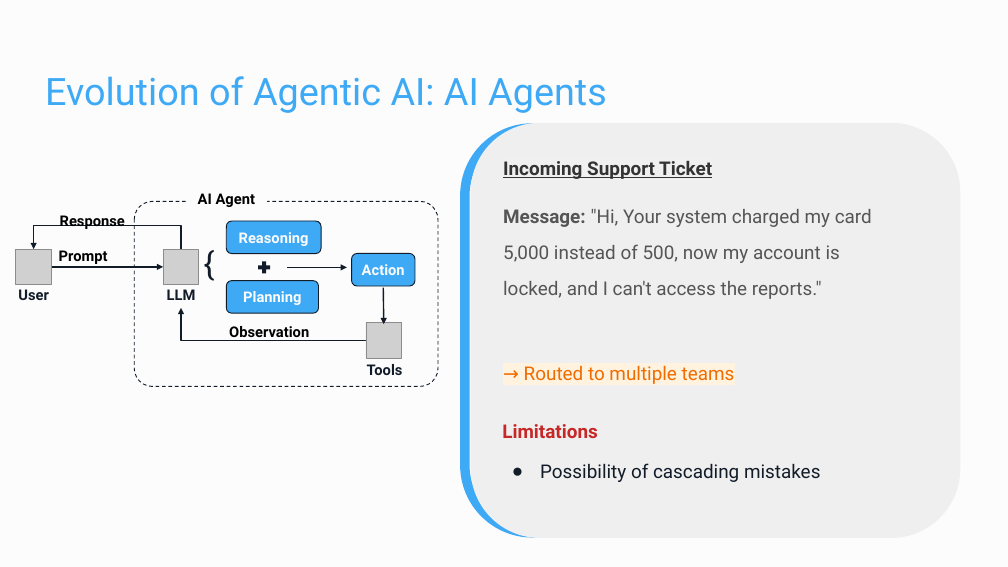
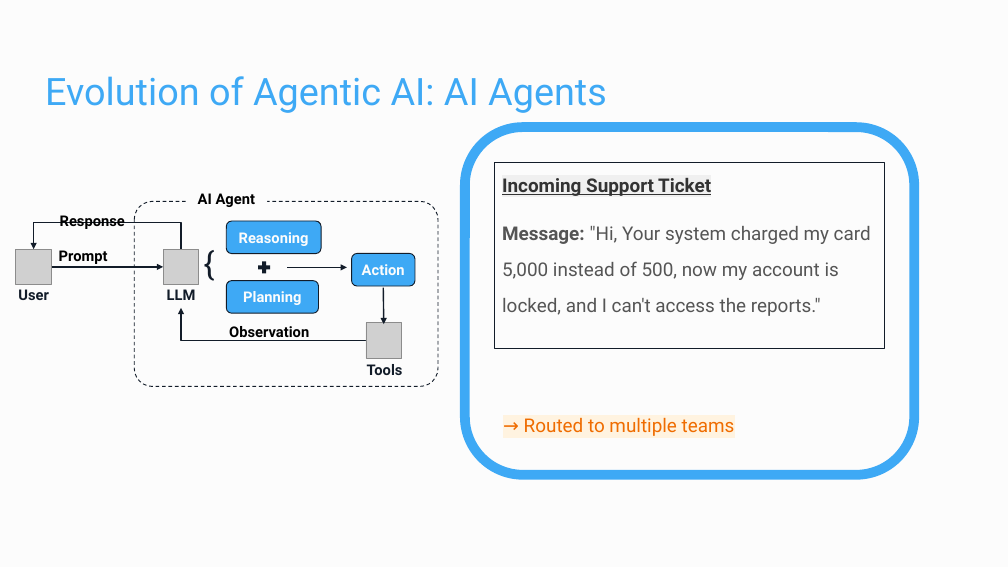
Before and after one commit to Dzvezdana/pydata_workshop_september2025, a slide deck: slide 8 of workshop/dapr_pydata_2025.pptx (slide 11 before the commit). Drawn at 1008x567 pixels with LibreOffice and Linux fonts; fonts in the diff are those of the drawing; grey boxes stand for pictures. Boxes give left, top, right and bottom in pixels: in the first picture for what was removed or moved away, otherwise in the second. Text is boxed around its words. In the diff, an @@ line names an element or a change of style, - is before the commit and + after.

```diff
--- a/workshop/dapr_pydata_2025.pptx
+++ b/workshop/dapr_pydata_2025.pptx
@@ rounded rectangle: place and size @@
-rounded rectangle at [465, 128, 900, 533]
+rounded rectangle at [465, 127, 914, 475]
@@ rounded rectangle at [465, 127, 914, 475]: outline #3EA9F5 9 pt to #3EA9F5 9.3 pt @@
@@ rounded rectangle removed at [471, 123, 961, 538] @@
@@ rectangle "Incoming Support Ticket": place and size @@
-rectangle "Incoming Support Ticket" at [503, 161, 872, 299]
+rectangle "Incoming Support Ticket" at [495, 163, 885, 349]
@@ rectangle "Incoming Support Ticket" at [495, 163, 885, 349]: outline none to #121C29 0.75 pt @@
@@ text "→ Routed to multiple teams": place and size @@
-text "→ Routed to multiple teams" at [524, 366, 735, 384]
+text "→ Routed to multiple teams" at [524, 418, 735, 436]
@@ text removed at [502, 424, 820, 482] @@
-Limitations
-● Possibility of cascading mistakes
```
Also in this commit, not shown: 4 other slides changed, 1 slide added, 3 slides removed, 1 other file.
